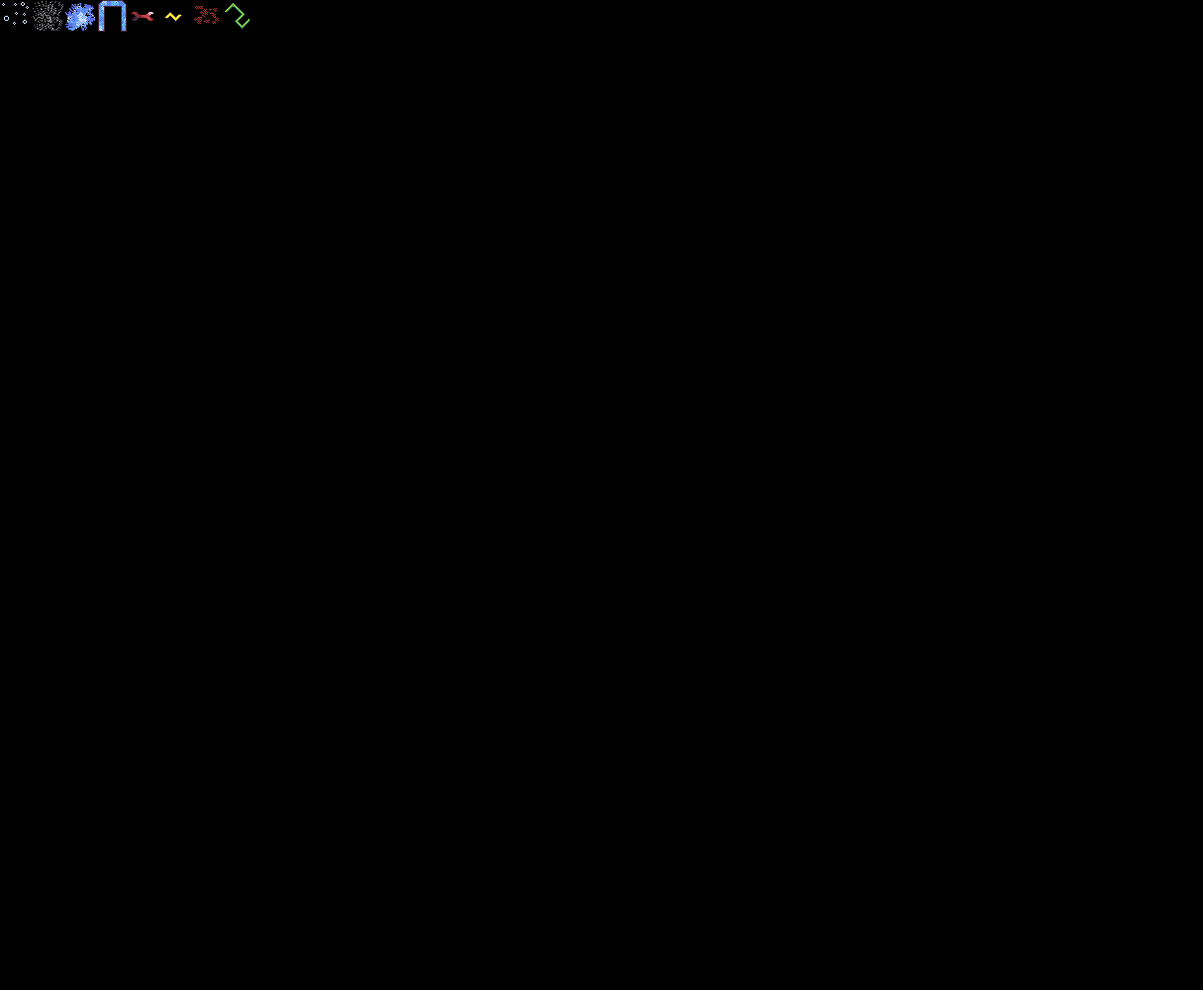
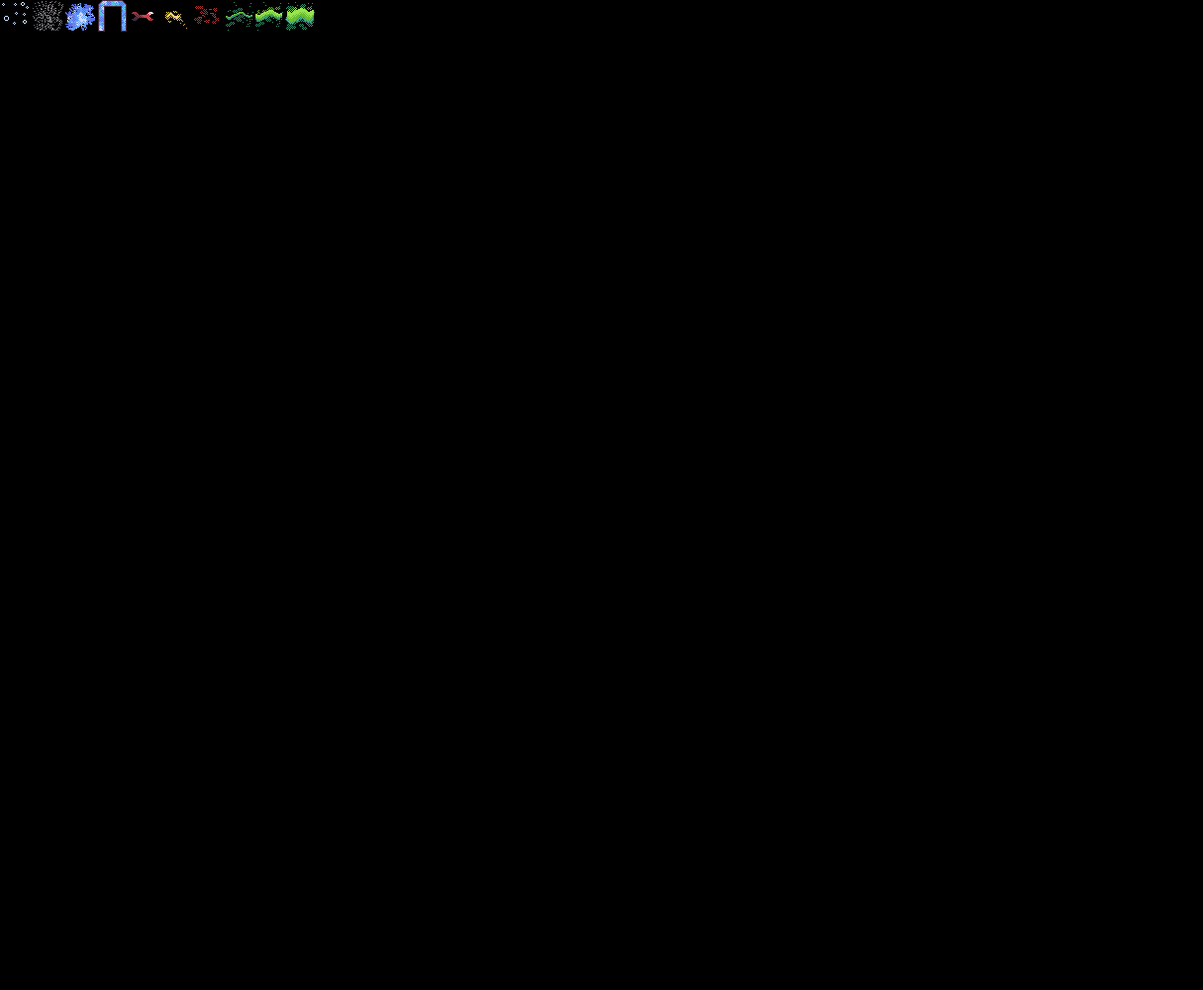
The second 1203×990 image is a revision of the first. Changes to its layers:
painted on "EffectTiles.gif" over left=164, top=1, right=315, bottom=31
